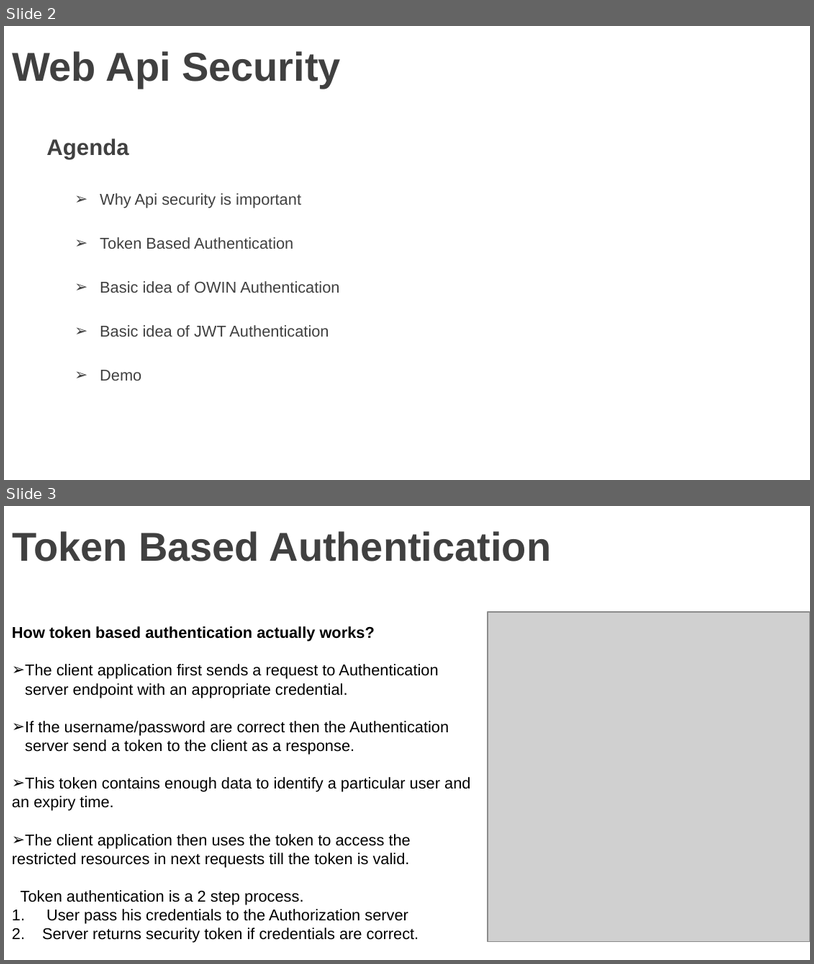
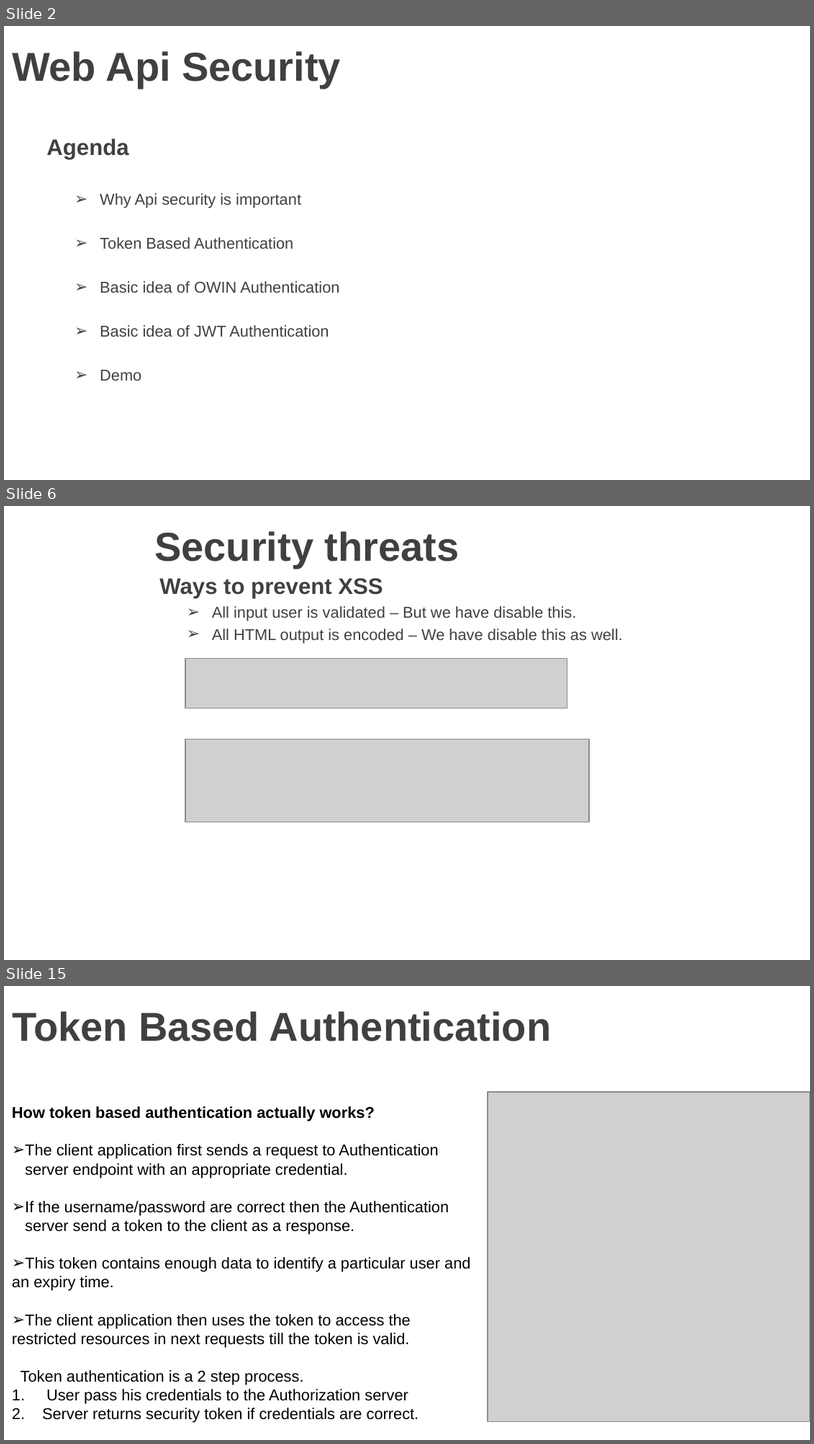
Before and after one commit to vgyureka/DotNetBig, a slide deck: webapiSecurity.pptx. Shown one above the other, each under a label of ours: slides 2 and 3 before the commit, slides 2, 6 and 15 after it; the slides between them are not shown. The pictures are 814x964 and 814x1444 pixels, drawn with LibreOffice and Linux fonts; fonts in the diff are those of the drawing; grey boxes stand for pictures; background and template pictures are left out. Boxes give left, top, right and bottom in pixels: in the first picture for what was removed or moved away, otherwise in the second. Text is boxed around its words. In the diff, an @@ line names an element or a change of style, - is before the commit and + after.

Commit message:
Add files via upload
webapi security- 06 MARCH 2019

```diff
--- a/webapiSecurity.pptx
+++ b/webapiSecurity.pptx
@@ slide 6 added at (4,506,810,960), background picture (left out) @@
@@ title added at (154,531,460,568), 36 pt, text #404040, bold @@
+Security threats
@@ text added at (160,578,383,598), 20 pt, text #404040, bold @@
+Ways to prevent XSS
@@ text added at (212,606,623,643), 14 pt, text #404040 @@
+➢ All input user is validated – But we have disable this.
+➢ All HTML output is encoded – We have disable this as well.
@@ picture added at (185,659,568,708) @@
@@ picture added at (185,739,589,822) @@
@@ what was slide 3 is now slide 15 @@
```
Also in this commit, not shown: 1 slide changed, 13 other slides added.
